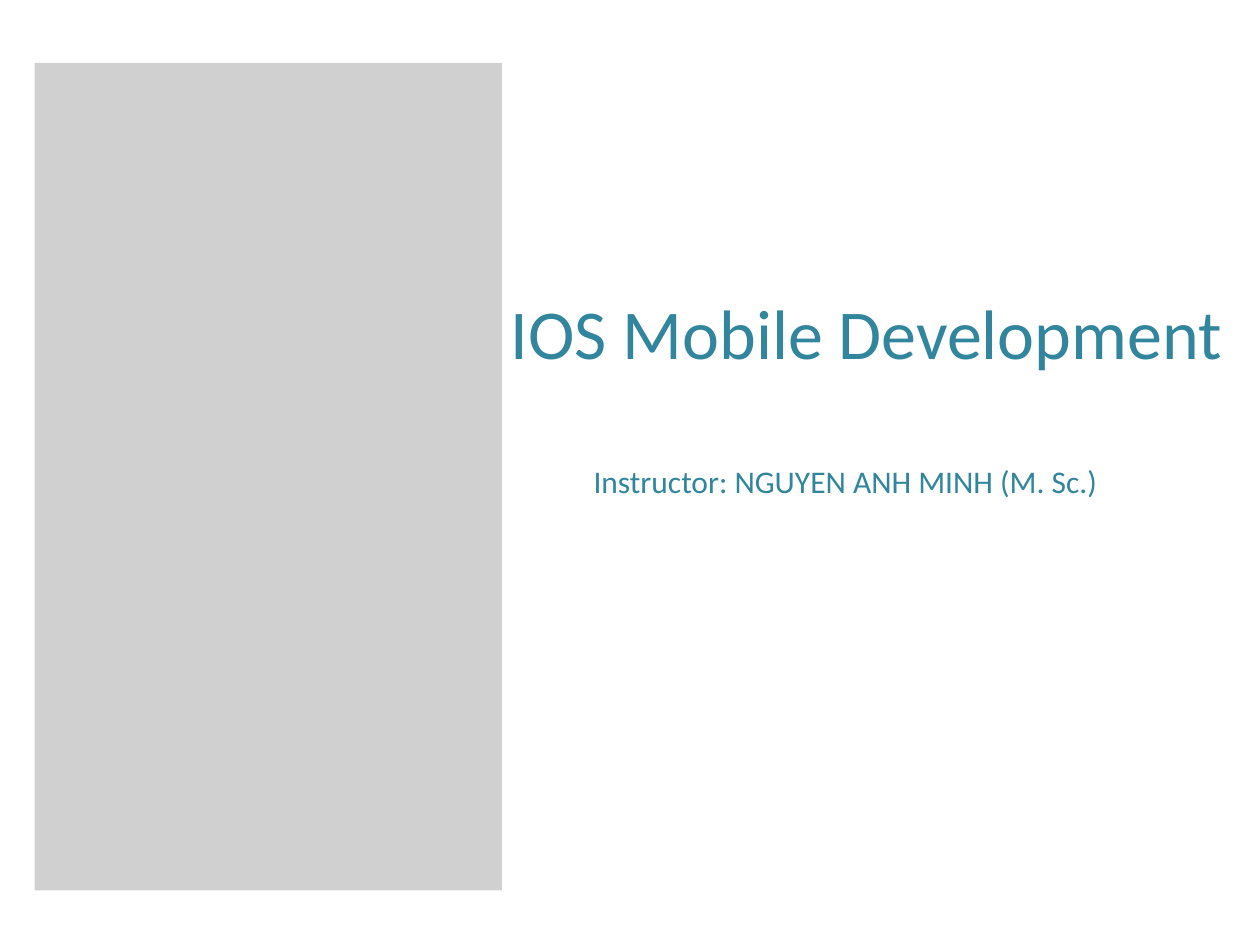
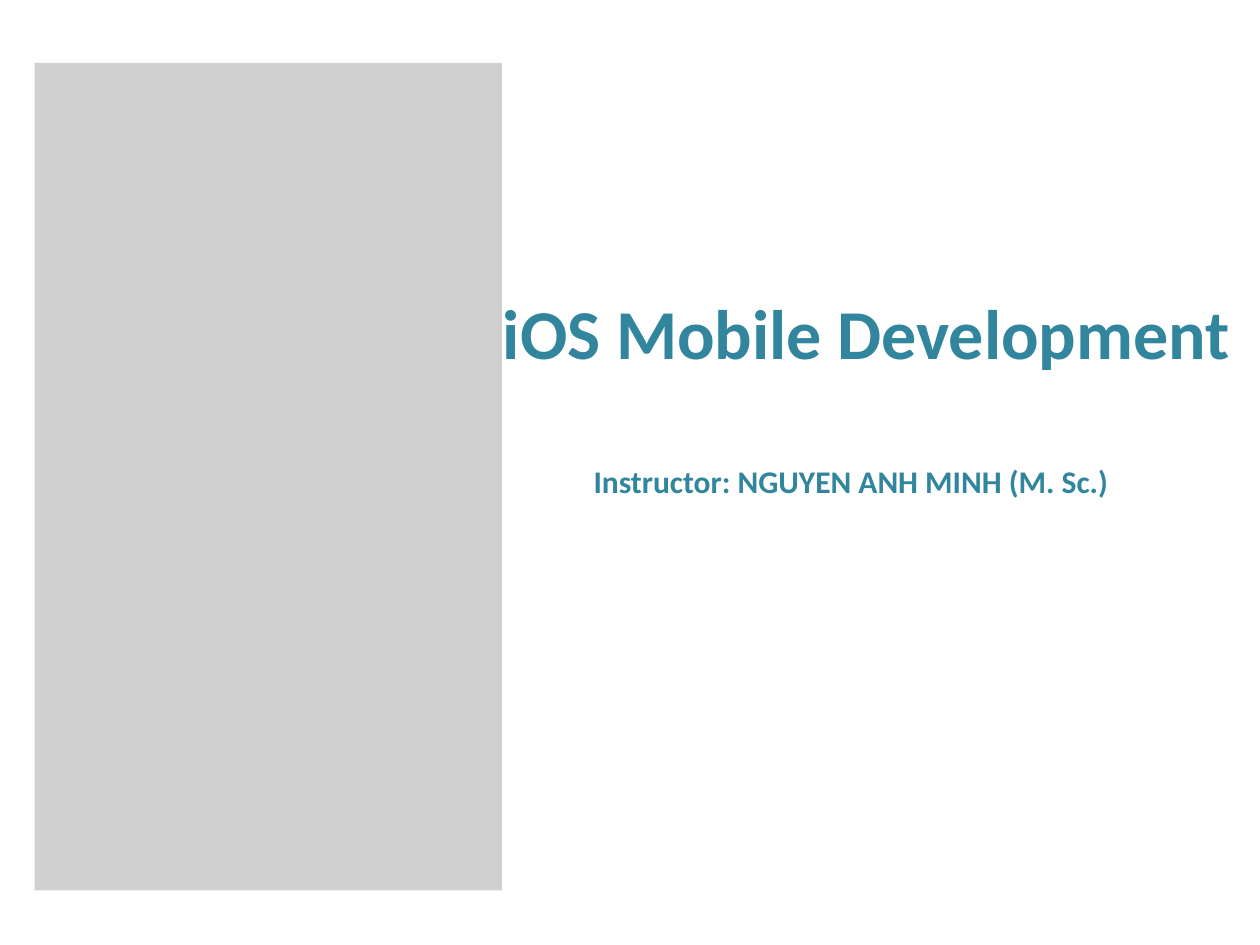
Before and after one commit to aminhngn/Course_Mobile_IOS, a slide deck: slide 1 of course/IOS_Module_01_objective_c.pptx. Drawn at 1260x945 pixels with LibreOffice and Linux fonts; fonts in the diff are those of the drawing; grey boxes stand for pictures. Boxes give left, top, right and bottom in pixels: in the first picture for what was removed or moved away, otherwise in the second. Text is boxed around its words. In the diff, an @@ line names an element or a change of style, - is before the commit and + after.

```diff
--- a/course/IOS_Module_01_objective_c.pptx
+++ b/course/IOS_Module_01_objective_c.pptx
@@ text at [503,310,1230,370]: text changed; bold on @@
-IOS Mobile Development
+iOS Mobile Development
@@ text "Instructor: NGUYEN ANH MINH (M. ..." at [594,470,1108,498]: bold on @@
```
Also in this commit, not shown: 2 other files.
